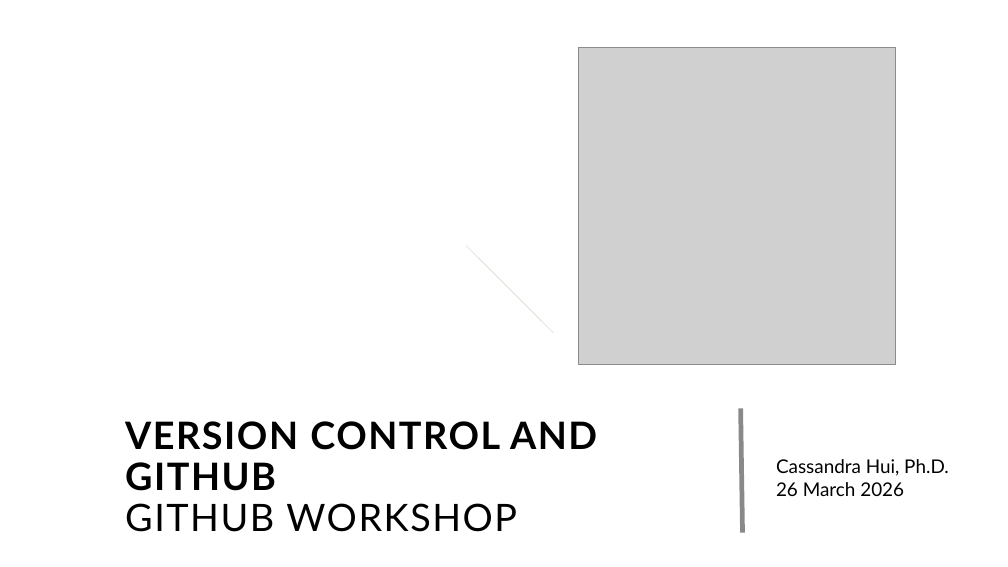
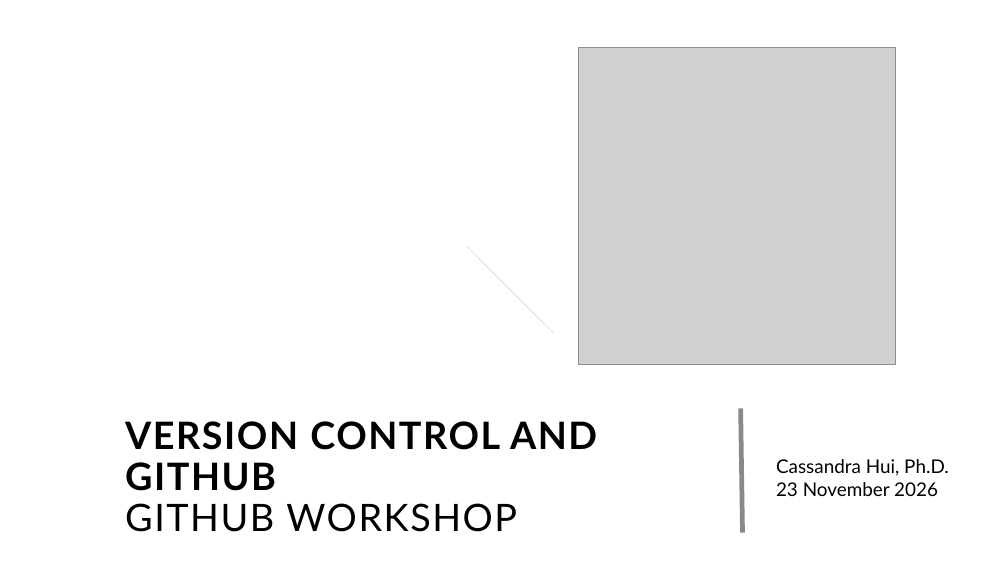
Before and after one commit to Nevada-Bioinformatics-Center/GitHub-Workshop, a slide deck: slide 1 of Presentation.pptx. Drawn at 1008x567 pixels with LibreOffice and Linux fonts; fonts in the diff are those of the drawing; grey boxes stand for pictures; background and template pictures are left out. Boxes give left, top, right and bottom in pixels: in the first picture for what was removed or moved away, otherwise in the second. Text is boxed around its words. In the diff, an @@ line names an element or a change of style, - is before the commit and + after.

Commit message:
Updating date

```diff
--- a/Presentation.pptx
+++ b/Presentation.pptx
@@ text at (776, 482, 938, 496): text changed @@
-26 March 2026
+23 November 2026
```
